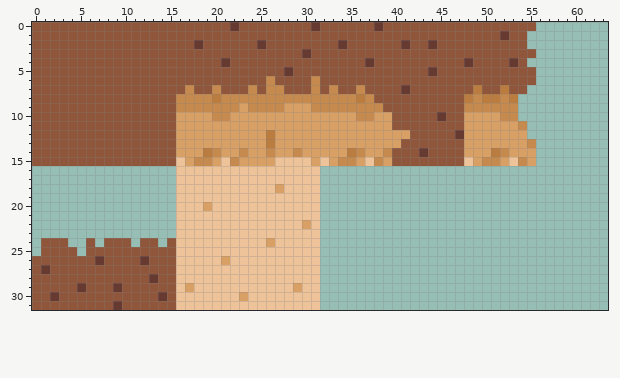
A pixel-art sprite gets an edit: Assets/ART/Map/tiles.png. This is how it looked before the edit.
The file is 64x32 pixels.
New version:
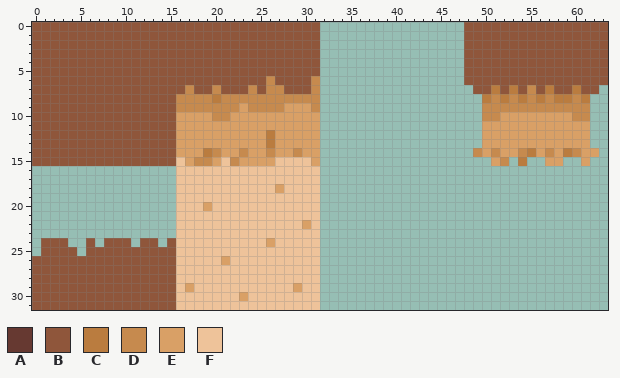
Palette (. is transparent): A #663931  B #8f563b  C #ba7c3f  D #c68a4e  E #d9a066  F #eec39a
From old to new:
@@ x 0..63 @@
- 0 BBBBBBBBBBBBBBBBBBBBBBABBBBBBBBABBBBBBABBBBBBBBBBBBBBBBB........
- 1 BBBBBBBBBBBBBBBBBBBBBBBBBBBBBBBBBBBBBBBBBBBBBBBBBBBBABB.........
- 2 BBBBBBBBBBBBBBBBBBABBBBBBABBBBBBBBABBBBBBABBABBBBBBBBBB.........
- 3 BBBBBBBBBBBBBBBBBBBBBBBBBBBBBBABBBBBBBBBBBBBBBBBBBBBBBBB........
- 4 BBBBBBBBBBBBBBBBBBBBBABBBBBBBBBBBBBBBABBBBBBBBBBABBBBAB.........
- 5 BBBBBBBBBBBBBBBBBBBBBBBBBBBBABBBBBBBBBBBBBBBABBBBBBBBBBB........
- 6 BBBBBBBBBBBBBBBBBBBBBBBBBBDBBBBDBBBBBBBBBBBBBBBBBBBBBBBB........
- 7 BBBBBBBBBBBBBBBBBDBBDBBBDBDDBBBDBDBBDBBBBABBBBBBBCBBCBB.........
- 8 BBBBBBBBBBBBBBBBDDDDCDDDDDDDDDDDDDDDCDBBBBBBBBBBCDCCDC..........
- 9 BBBBBBBBBBBBBBBBDDDDDDDEDDDDEEEDDDDDDDDBBBBBBBBBDDDDDD..........
-10 BBBBBBBBBBBBBBBBEEEEDDEEEEEEEEEEEEEEDDEEBBBBBABBEEEEDD..........
-11 BBBBBBBBBBBBBBBBEEEEEEEEEEEEEEEEEEEEEEEEBBBBBBBBEEEEEED.........
-12 BBBBBBBBBBBBBBBBEEEEEEEEEECEEEEEEEEEEEEEEEBBBBBAEEEEEEE.........
-13 BBBBBBBBBBBBBBBBEEEEEEEEEECEEEEEEEEEEEEEEBBBBBBBEEEEEEED........
-14 BBBBBBBBBBBBBBBBEEECDEEDEEDEEDEEEEECDEEDBBBABBBBEEECDEEE........
-15 BBBBBBBBBBBBBBBBFEDDEFDEEEEFFFFEFEDDEFDEBBBBBBBBFEDDEFDE........
+ 0 BBBBBBBBBBBBBBBBBBBBBBBBBBBBBBBB................BBBBBBBBBBBBBBBB
+ 1 BBBBBBBBBBBBBBBBBBBBBBBBBBBBBBBB................BBBBBBBBBBBBBBBB
+ 2 BBBBBBBBBBBBBBBBBBBBBBBBBBBBBBBB................BBBBBBBBBBBBBBBB
+ 3 BBBBBBBBBBBBBBBBBBBBBBBBBBBBBBBB................BBBBBBBBBBBBBBBB
+ 4 BBBBBBBBBBBBBBBBBBBBBBBBBBBBBBBB................BBBBBBBBBBBBBBBB
+ 5 BBBBBBBBBBBBBBBBBBBBBBBBBBBBBBBB................BBBBBBBBBBBBBBBB
+ 6 BBBBBBBBBBBBBBBBBBBBBBBBBBDBBBBD................BBBBBBBBBBBBBBBB
+ 7 BBBBBBBBBBBBBBBBBDBBDBBBDBDDBBBD.................BBCBCBDBCBBCBB.
+ 8 BBBBBBBBBBBBBBBBDDDDCDDDDDDDDDDD..................CDCDCDCDCCDC..
+ 9 BBBBBBBBBBBBBBBBDDDDDDDEDDDDEEED..................DDDDDDDDDDDD..
+10 BBBBBBBBBBBBBBBBEEEEDDEEEEEEEEEE..................DDEEEEEEEEDD..
+11 BBBBBBBBBBBBBBBBEEEEEEEEEEEEEEEE..................EEEEEEEEEEEE..
+12 BBBBBBBBBBBBBBBBEEEEEEEEEECEEEEE..................EEEEEEEEEEEE..
+13 BBBBBBBBBBBBBBBBEEEEEEEEEECEEEEE..................EEEEEEEEEEEE..
+14 BBBBBBBBBBBBBBBBEEECDEEDEEDEEDEE.................DEDEEDCEDECDEE.
+15 BBBBBBBBBBBBBBBBFEDDEFDEEEEFFFFE...................ED.C..EE..E..
 16 ................FFFFFFFFFFFFFFFF................................
@@ x 0..16 @@
 25 .BBBB.BBBBBBBBBBF
-26 BBBBBBBABBBBABBBF
-27 BABBBBBBBBBBBBBBF
-28 BBBBBBBBBBBBBABBF
-29 BBBBBABBBABBBBBBF
-30 BBABBBBBBBBBBBABF
-31 BBBBBBBBBABBBBBBF
+26 BBBBBBBBBBBBBBBBF
+27 BBBBBBBBBBBBBBBBF
+28 BBBBBBBBBBBBBBBBF
+29 BBBBBBBBBBBBBBBBF
+30 BBBBBBBBBBBBBBBBF
+31 BBBBBBBBBBBBBBBBF
Boxes around the changes in both pictures, in picture pixels (x1, y1, x2, y2):
changed: (194, 22, 608, 166)
changed: (41, 256, 167, 310)
